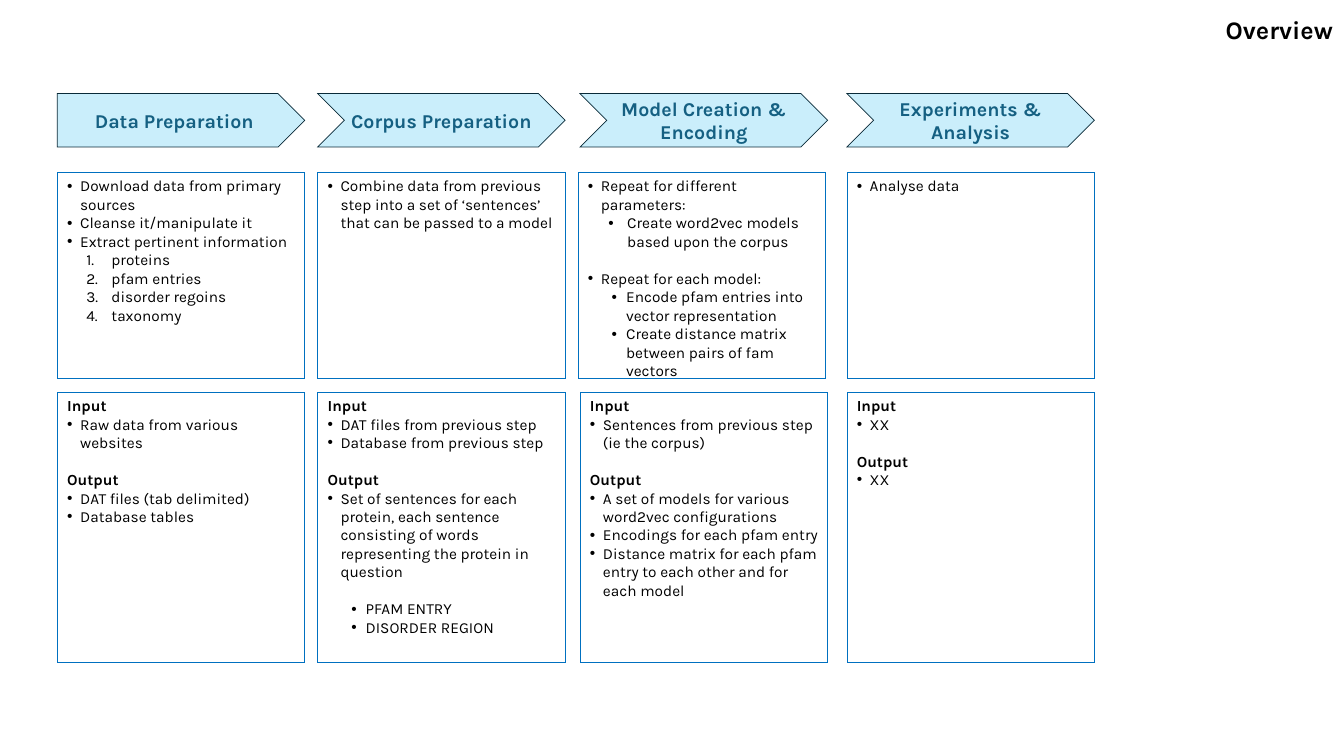
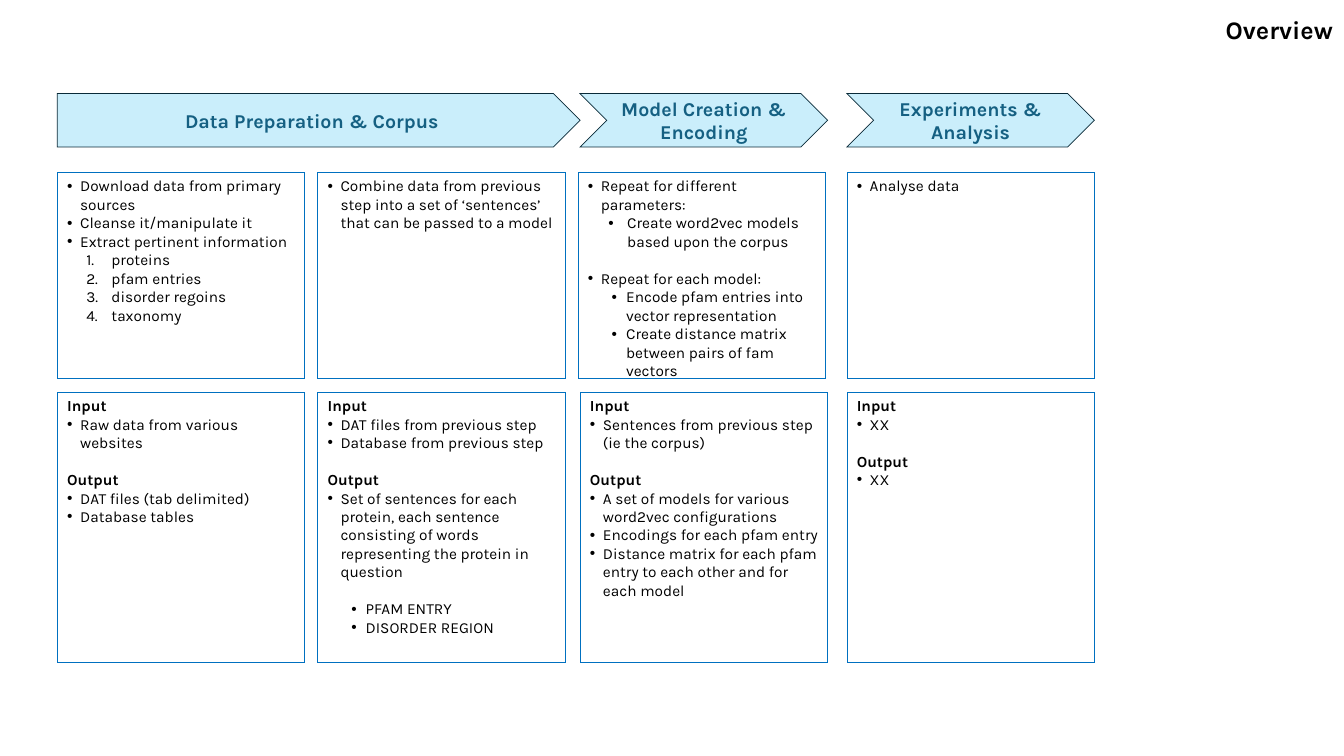
Before and after one commit to greyneuron/COMP_0158_MSC_PROJECT, a slide deck: slide 1 of report/MSc Dissertation - W2V.pptx. Drawn at 1344x756 pixels with LibreOffice and Linux fonts; fonts in the diff are those of the drawing. Boxes give left, top, right and bottom in pixels: in the first picture for what was removed or moved away, otherwise in the second. Text is boxed around its words. In the diff, an @@ line names an element or a change of style, - is before the commit and + after.

Commit message:
chcking corpus creation

```diff
--- a/report/MSc Dissertation - W2V.pptx
+++ b/report/MSc Dissertation - W2V.pptx
@@ pentagon arrow "Data Preparation & Corpus": place and size @@
-pentagon arrow "Data Preparation & Corpus" at <box>57,94,306,147</box>
+pentagon arrow "Data Preparation & Corpus" at <box>57,94,581,147</box>
@@ text in pentagon arrow at <box>185,114,439,133</box>: text changed @@
-Data Preparation
+Data Preparation & Corpus
@@ chevron removed at <box>318,94,566,147</box> @@
-Corpus Preparation
```
Also in this commit, not shown: 4 slides added, 10 other files.
